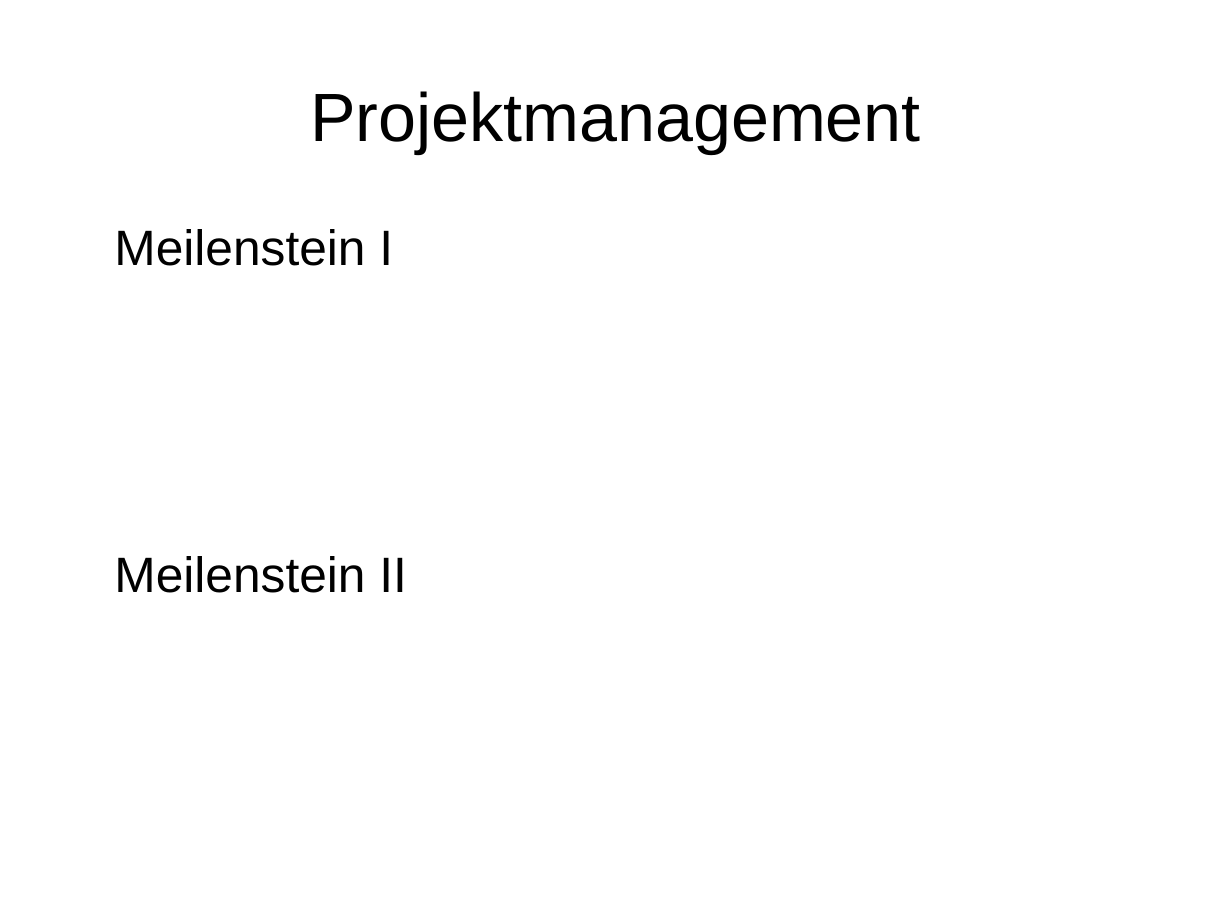
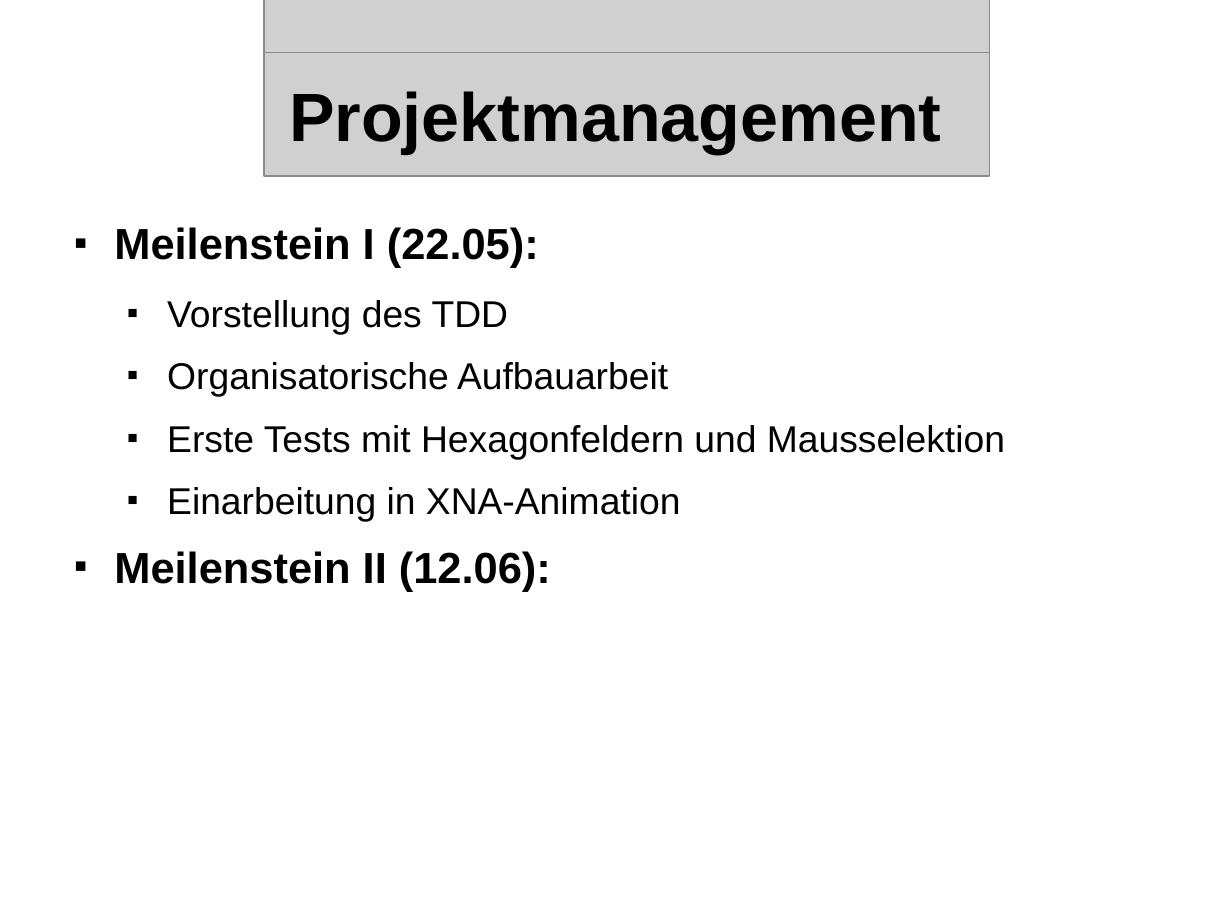
Before and after one commit to streber91/3D-Game-Project, a slide deck: slide 5 of Documents/Präsentationen/Underlord Abschlusspräsentation.odp. Drawn at 1232x924 pixels with LibreOffice and Linux fonts; fonts in the diff are those of the drawing; grey boxes stand for pictures; background and template pictures are left out. Boxes give left, top, right and bottom in pixels: in the first picture for what was removed or moved away, otherwise in the second. Text is boxed around its words. In the diff, an @@ line names an element or a change of style, - is before the commit and + after.

```diff
--- a/Documents/Präsentationen/Underlord Abschlusspräsentation.odp
+++ b/Documents/Präsentationen/Underlord Abschlusspräsentation.odp
@@ picture added at bbox=[264, 0, 991, 66] @@
@@ title "Projektmanagement" at bbox=[289, 91, 941, 153]: bold on @@
@@ picture added at bbox=[264, 53, 991, 177] @@
@@ text at bbox=[114, 227, 1005, 592]: text changed; size 32 to 24 pt @@
-Meilenstein I
-Meilenstein II
+■ Meilenstein I (22.05):
+  ■ Vorstellung des TDD
+  ■ Organisatorische Aufbauarbeit
+  ■ Erste Tests mit Hexagonfeldern und Mausselektion
+  ■ Einarbeitung in XNA-Animation
+■ Meilenstein II (12.06):
```
Also in this commit, not shown: 12 other slides changed, 7 slides added, 5 slides removed.
